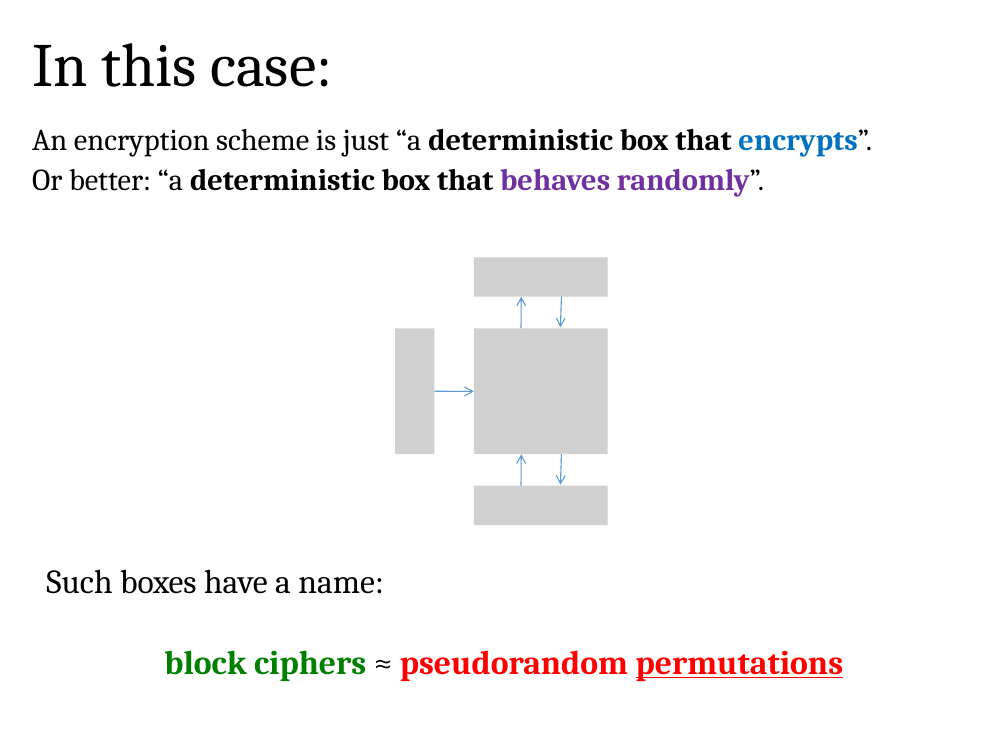
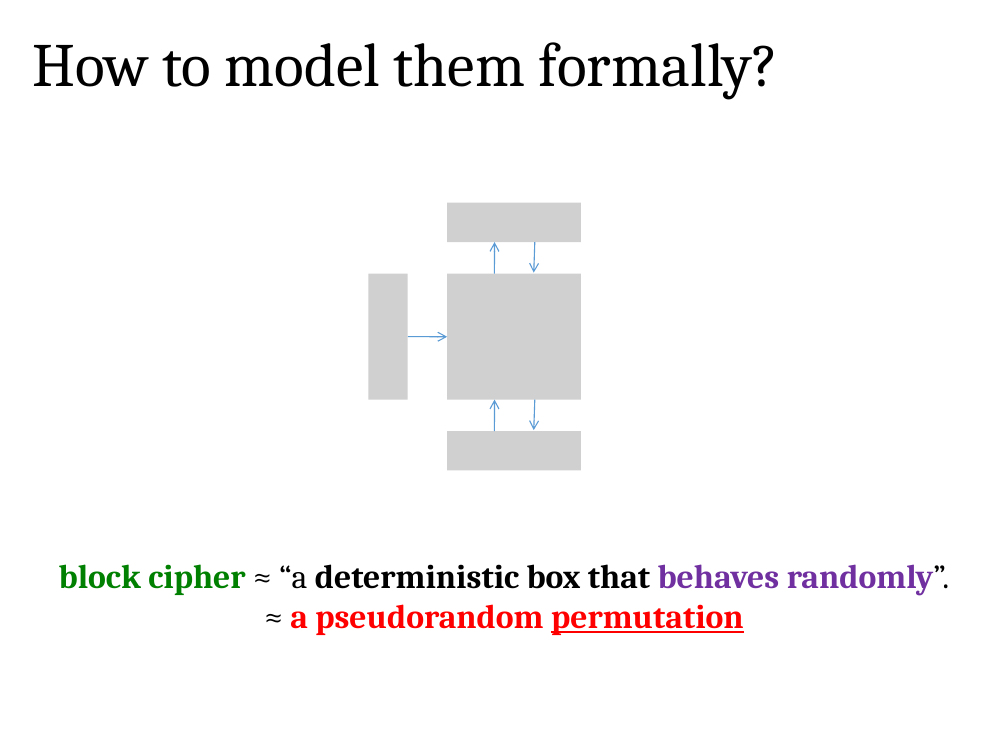
Before and after one commit to sdziembowski/cryptography-I-2026, a slide deck: slide 80 of Slides/chapter02.pptx. Drawn at 1008x756 pixels with LibreOffice and Linux fonts; fonts in the diff are those of the drawing; grey boxes stand for pictures. Boxes give left, top, right and bottom in pixels: in the first picture for what was removed or moved away, otherwise in the second. Text is boxed around its words. In the diff, an @@ line names an element or a change of style, - is before the commit and + after.

```diff
--- a/Slides/chapter02.pptx
+++ b/Slides/chapter02.pptx
@@ title at [32,42,778,100]: text changed @@
-In this case:
+How to model them formally?
@@ text removed at [32,129,872,197] @@
-An encryption scheme is just “a deterministic box that encrypts”.
-Or better: “a deterministic box that behaves randomly”.
@@ picture added at [448,203,582,242] @@
@@ picture removed at [474,257,608,296] @@
@@ picture added at [368,273,407,399] @@
@@ 5 arrows, 1 picture: place and size @@
-5 arrows, 1 picture at [434,296,608,486]
+5 arrows, 1 picture at [408,242,582,431]
@@ picture removed at [395,329,434,455] @@
@@ picture added at [448,431,582,471] @@
@@ picture removed at [474,486,608,525] @@
@@ text at [59,564,949,635]: text changed; text colour #FF0000 to #000000 @@
-Such boxes have a name:
-block ciphers ≈ pseudorandom permutations
+block cipher ≈ “a deterministic box that behaves randomly”.
+≈ a pseudorandom permutation
```
Also in this commit, not shown: 25 other slides changed, 2 slides added, 10 slides removed, 1 other file.
